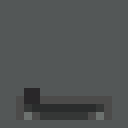
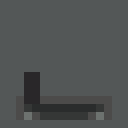
Two versions of the same layered image (128 × 128). Layer-by-layer changes:
painted on "front" over [24, 72, 40, 88]
